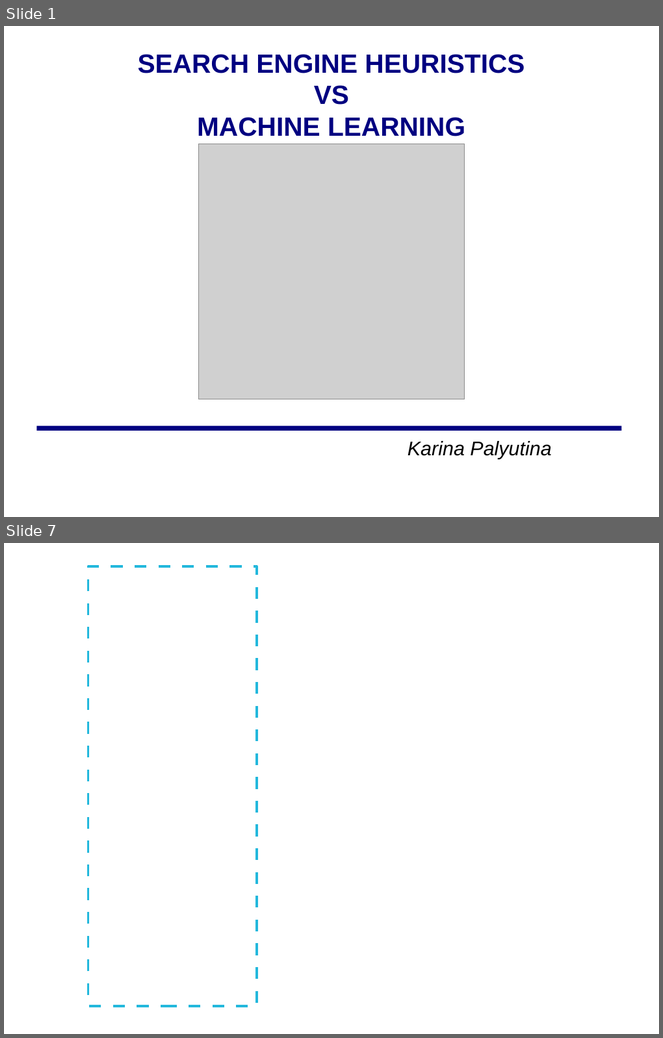
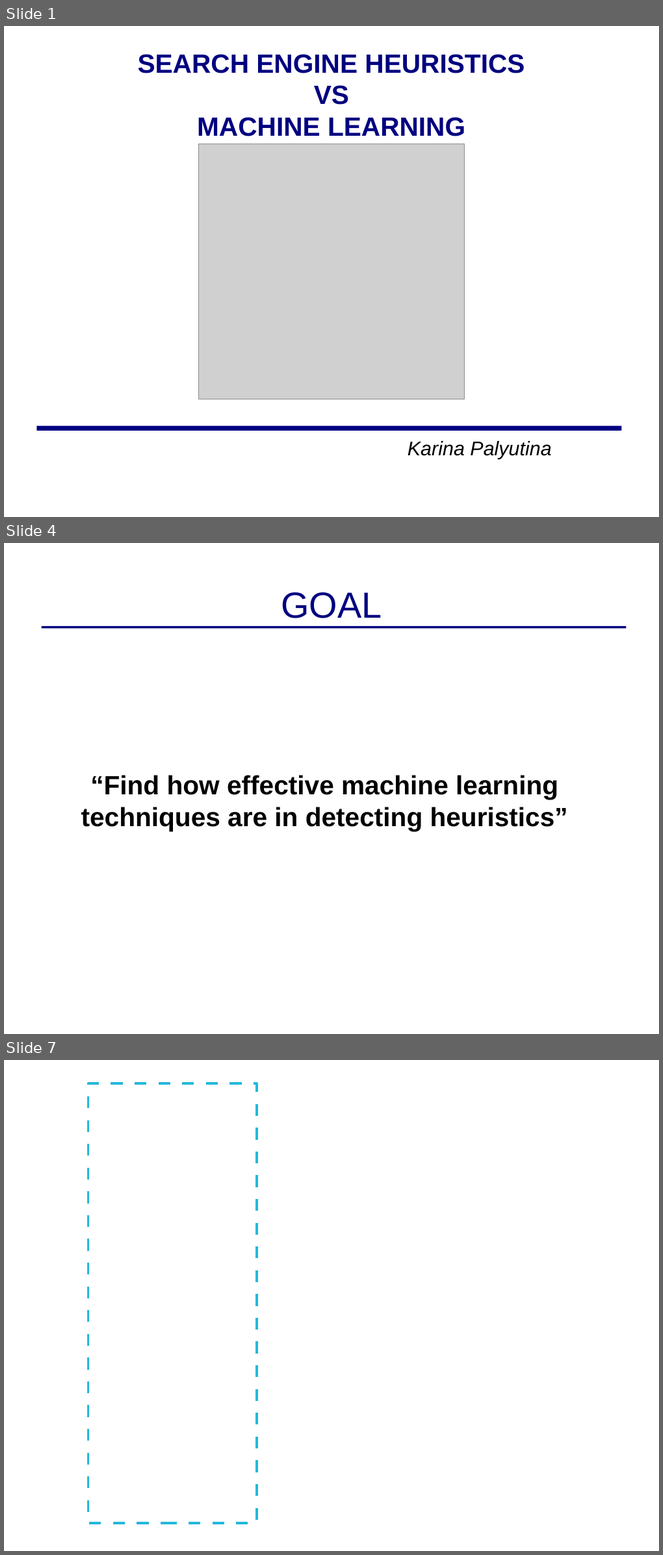
Before and after one commit to kp368/Dissertation-Project, a slide deck: progpres.odp. Shown one above the other, each under a label of ours: slides 1 and 7 before the commit, slides 1, 4 and 7 after it; the slides between them are not shown. The pictures are 663x1038 and 663x1555 pixels, drawn with LibreOffice and Linux fonts; fonts in the diff are those of the drawing; grey boxes stand for pictures; background and template pictures are left out. Boxes give left, top, right and bottom in pixels: in the first picture for what was removed or moved away, otherwise in the second. Text is boxed around its words. In the diff, an @@ line names an element or a change of style, - is before the commit and + after.

```diff
--- a/progpres.odp
+++ b/progpres.odp
@@ slide 4 added at [4, 543, 659, 1034], background #FFFFFF @@
@@ title added at [281, 592, 382, 618], 44 pt, text #000080 @@
+GOAL
@@ line added from (42, 627) to (627, 627), #000080 2.83 pt @@
@@ subtitle added at [81, 775, 568, 832], 32 pt, text #000000, bold @@
+“Find how effective machine learning techniques are in detecting heuristics”
```
Also in this commit, not shown: 4 slides changed, 4 other slides added, 2 slides removed, 1 other file.
